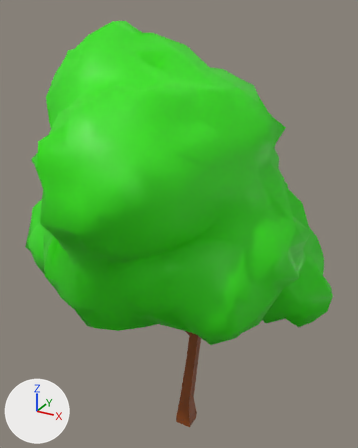
What one commit did to the FBX model Content/Environment/Foliage/AppleTree/SM_AppleTree_002.fbx.
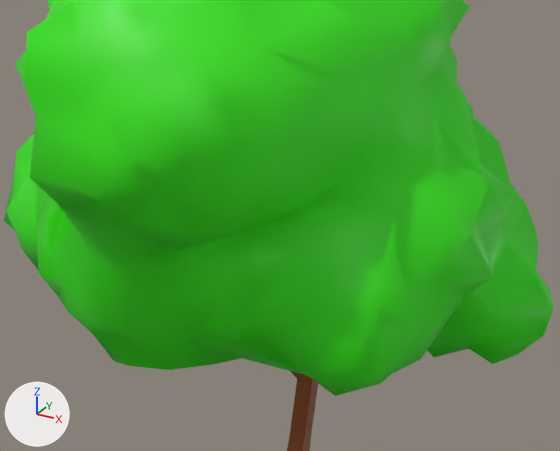
There are two pictures of each version: one whole from a 50 mm camera at (2.66, -5.08, 5.75) aimed at (-0.34, 0.39, 3.02), one close up on the part from 6% to 94% of the width and 28% to 84% of the height. The lights are fixed; the arrows at lower left show +X, +Y and +Z. Where no turn or scale is listed for an object, it has been applied to the vertices.

Before the edit, the objects in view are built like this:
```python
me_cube = bpy.data.meshes.new('Cube')
me_cube.from_pydata(...)  # 770 vertices, 1133 faces; spans x -2.69..1.73, y -1.84..2.23, z 0.0..5.59
# faces by material slot: [64, 1069]
me_cube.materials.append(mat_material)  # brown #8b4513
me_cube.materials.append(mat_material_001)  # green #35e70d
ob_appletree_02 = bpy.data.objects.new('AppleTree_02', me_cube)
ob_appletree_02.location = (0.0, 0.0, 0.0)
```
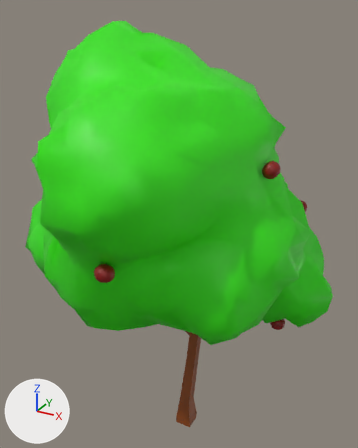
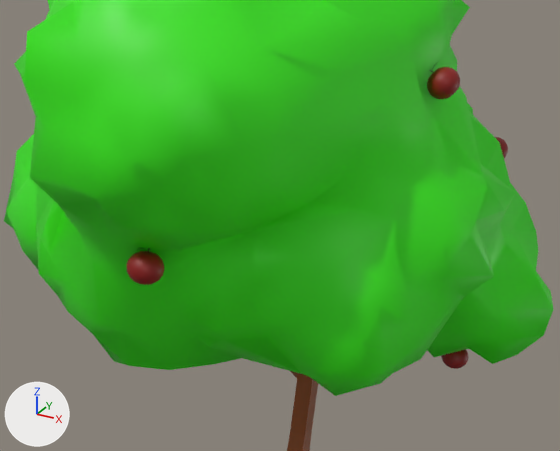
What differs and where, as boxes (x1, y1, x2, y2) in the close-ups (560 x 451 px):
part 1 of me_cube, added: after (441, 349, 469, 369)
part 2 of me_cube, added (red): after (127, 248, 164, 285)
part 3 of me_cube, added (red): after (427, 61, 460, 99)
part 4 of me_cube, added: after (495, 137, 508, 158)

The change, as a diff of the scene's bpy script:
```diff
--- a/Content/Environment/Foliage/AppleTree/SM_AppleTree_002.fbx.py
+++ b/Content/Environment/Foliage/AppleTree/SM_AppleTree_002.fbx.py
@@ mat_appleblack @@
+mat_appleblack = principled_material('AppleBlack')
+mat_appleblack.base_color = (0.0, 0.0, 0.0)  # black #000000
@@ mat_applewhole @@
+mat_applewhole = principled_material('AppleWhole')
+mat_applewhole.base_color = (0.253, 0.00601, 0.00386)  # red #8a120d
@@ mat_appleleaf @@
+mat_appleleaf = principled_material('AppleLeaf')
+mat_appleleaf.base_color = (0.0, 0.411, 0.00496)  # green #00ac0f
@@ me_cube @@
 # used by ob_appletree_02; location = (0.0, 0.0, 0.0)
-me_cube.from_pydata(...)  # 770 vertices, 1133 faces; spans x -2.69..1.73, y -1.84..2.23, z 0.0..5.59
+me_cube.from_pydata(...)  # 3042 vertices, 4385 faces; spans x -2.69..1.73, y -1.84..2.23, z 0.0..5.59
+# me_cube part 1: a new loose piece of 378 vertices spanning x 0.87..1.09, y 0.89..1.11, z 1.39..1.61
+# me_cube part 2: a new loose piece of 378 vertices spanning x -0.31..-0.09, y -1.59..-1.37, z 3.11..3.35
+# me_cube part 3: a new loose piece of 378 vertices spanning x 0.85..1.06, y 0.1..0.32, z 3.93..4.18
+# me_cube part 4: a new loose piece of 378 vertices spanning x 0.84..1.06, y 1.6..1.82, z 2.94..3.19
 me_cube.materials.append(mat_material)
 me_cube.materials.append(mat_material_001)
+me_cube.materials.append(mat_appleblack)  # black #000000
+me_cube.materials.append(mat_applewhole)  # red #8a120d
+me_cube.materials.append(mat_appleleaf)  # green #00ac0f
```
